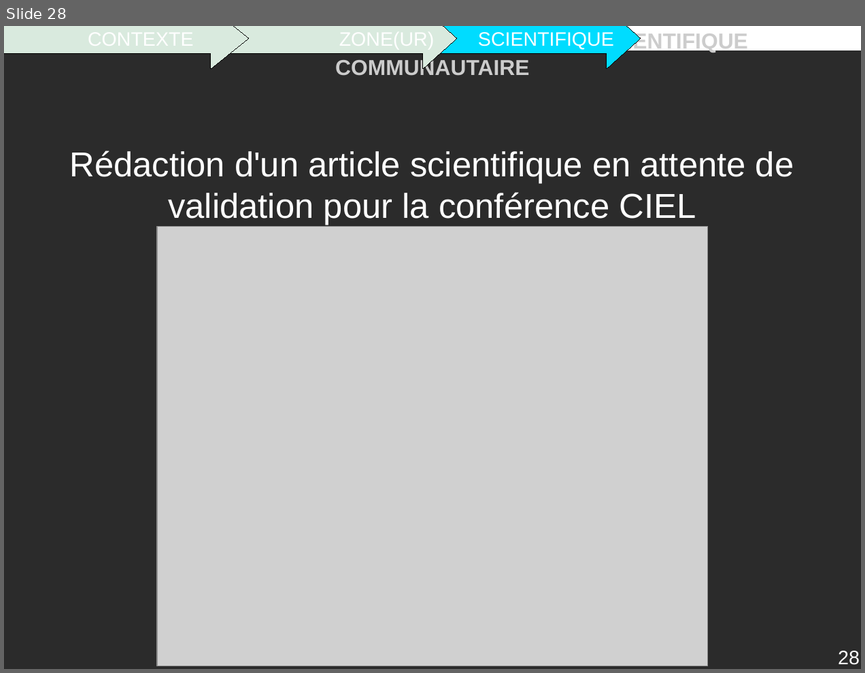
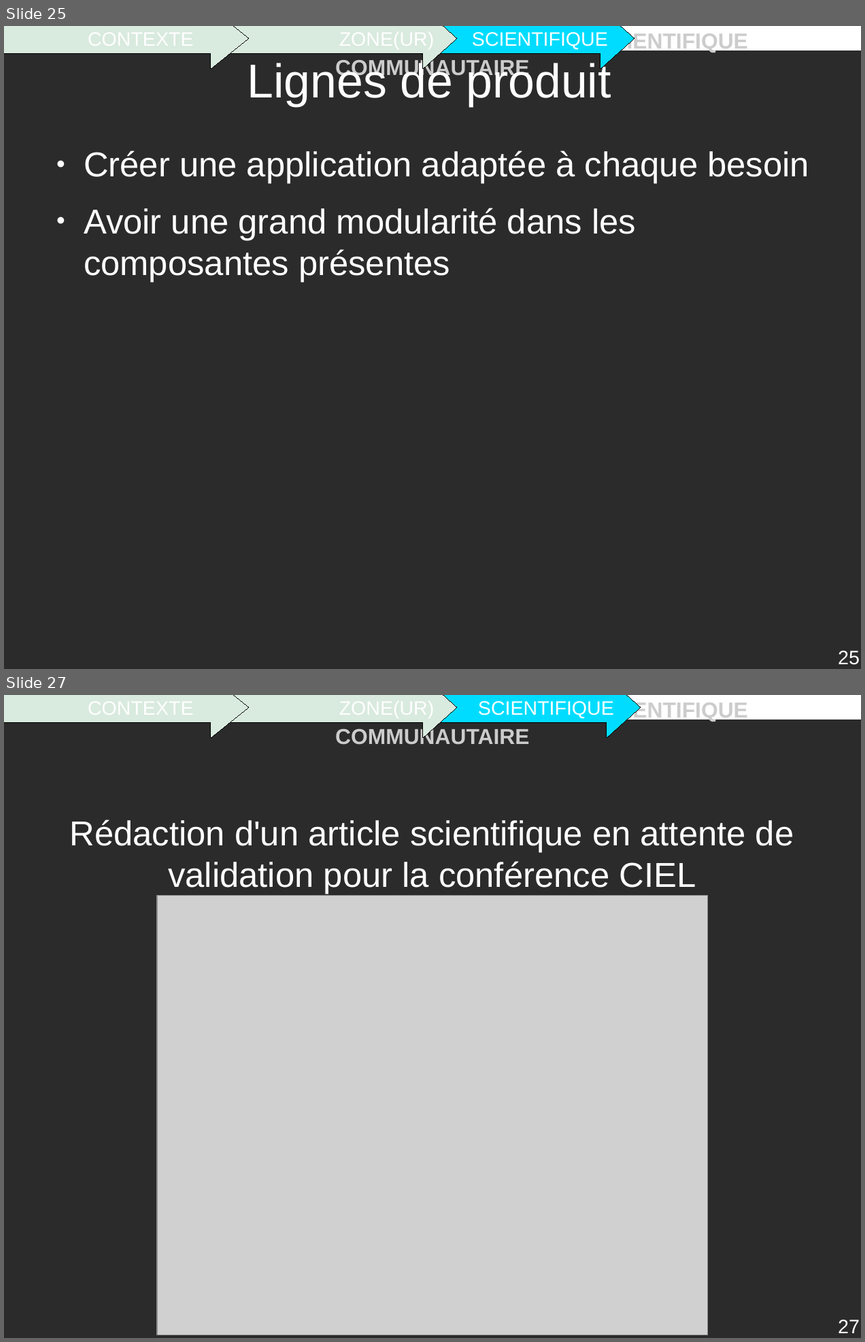
Before and after one commit to descl/ZONE, a slide deck: Rapport/presentation.odp. Shown one above the other, each under a label of ours: slide 28 before the commit, slides 25 and 27 after it; the slides between them are not shown. The pictures are 865x673 and 865x1342 pixels, drawn with LibreOffice and Linux fonts; fonts in the diff are those of the drawing; grey boxes stand for pictures; background and template pictures are left out; a plain dark background stands for a picture behind light text. Boxes give left, top, right and bottom in pixels: in the first picture for what was removed or moved away, otherwise in the second. Text is boxed around its words. In the diff, an @@ line names an element or a change of style, - is before the commit and + after.

```diff
--- a/Rapport/presentation.odp
+++ b/Rapport/presentation.odp
@@ slide 25 added at box(4, 26, 861, 669), background picture (left out); not listed: 3 template elements that a slide beside it also shows @@
@@ right arrow added at box(4, 26, 249, 69), fill #D9EADE, outline #000000 0 pt, 18 pt, text #FFFFFF @@
+CONTEXTE
@@ right arrow added at box(215, 26, 458, 69), fill #D9EADE, outline #000000 0 pt, 18 pt, text #FFFFFF @@
+ZONE(UR)
@@ right arrow added at box(393, 26, 634, 69), fill #00DCFF, outline #000000 0 pt, 18 pt, text #FFFFFF @@
+SCIENTIFIQUE
@@ title added at box(247, 59, 611, 106), 44 pt, text #FFFFFF @@
+Lignes de produit
@@ text added at box(84, 150, 809, 282), 32 pt, text #FFFFFF @@
+● Créer une application adaptée à chaque besoin
+● Avoir une grand modularité dans les composantes présentes
@@ what was slide 28 is now slide 27 @@
@@ page number at box(838, 1319, 859, 1333): text changed @@
-28
+27
```
Also in this commit, not shown: 18 slides changed, 1 other slide added, 3 slides removed, 4 other files.
